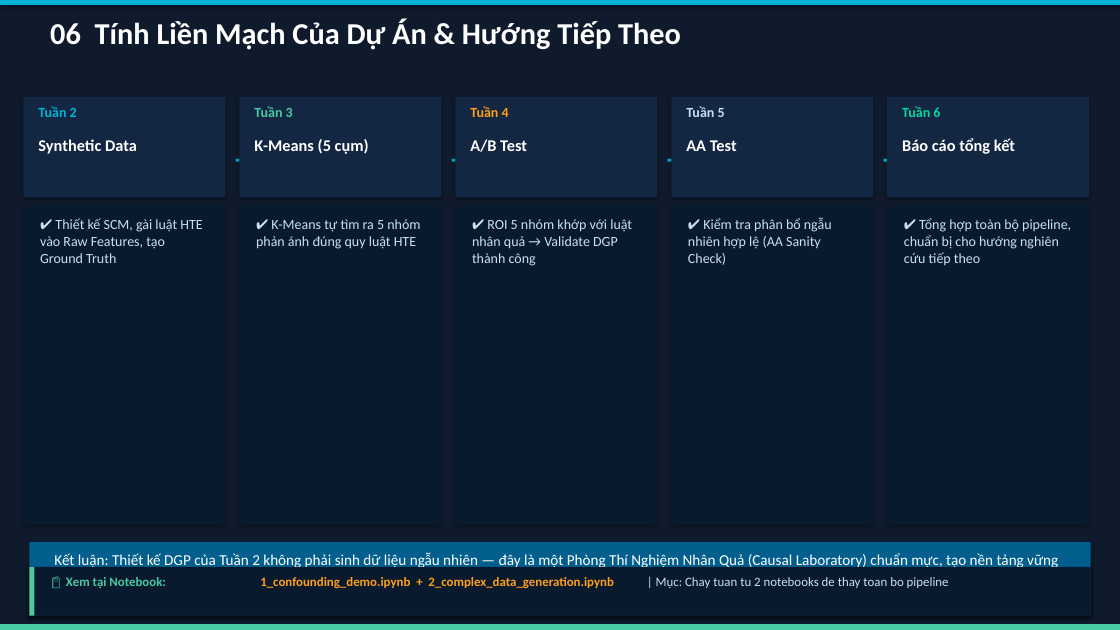
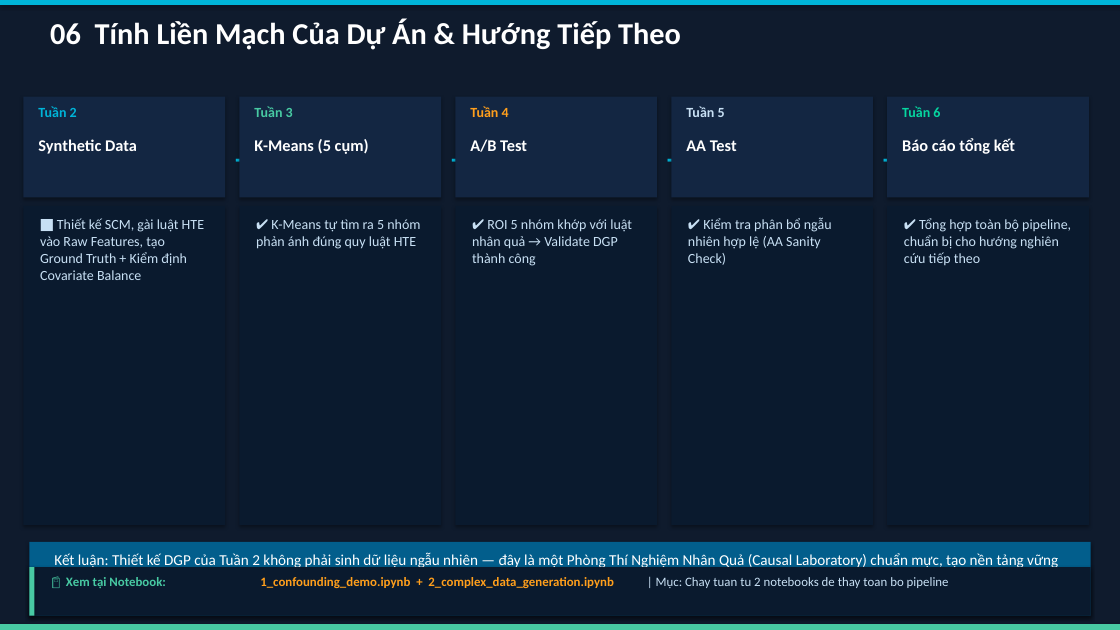
Before and after one commit to thaibuivan/GSM-promotion-experimentation, a slide deck: slide 7 of docs/Week2_Synthetic_Data_Deck_v2.pptx. Drawn at 1120x630 pixels with LibreOffice and Linux fonts; fonts in the diff are those of the drawing. Boxes give left, top, right and bottom in pixels: in the first picture for what was removed or moved away, otherwise in the second. Text is boxed around its words. In the diff, an @@ line names an element or a change of style, - is before the commit and + after.

```diff
--- a/docs/Week2_Synthetic_Data_Deck_v2.pptx
+++ b/docs/Week2_Synthetic_Data_Deck_v2.pptx
@@ text at box(40, 218, 204, 280): text changed @@
-✔ Thiết kế SCM, gài luật HTE vào Raw Features, tạo Ground Truth
+⬛ Thiết kế SCM, gài luật HTE vào Raw Features, tạo Ground Truth + Kiểm định Covariate Balance
```
Also in this commit, not shown: 2 other slides changed, 7 other files.
